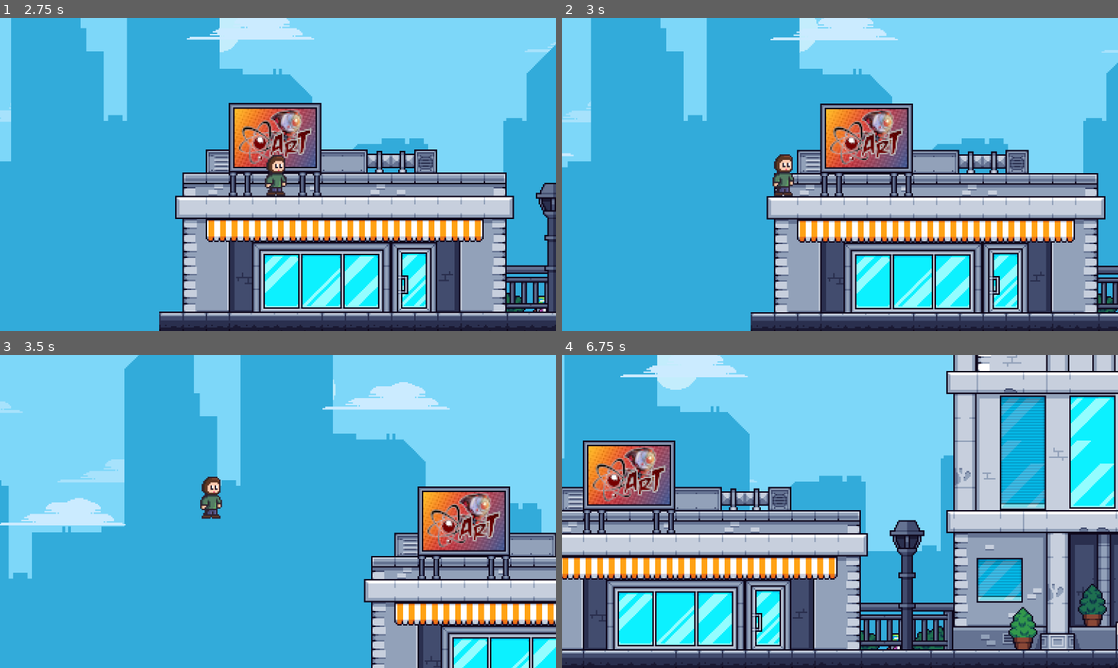
Above: before the commit, frames 1-4 (two rows, left to right).
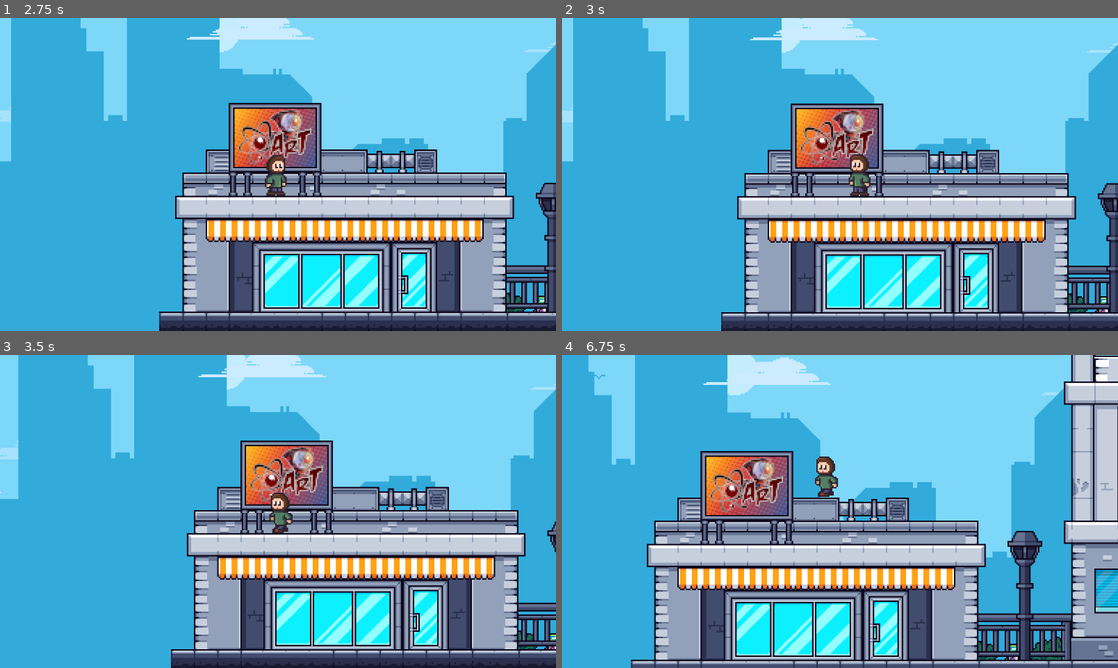
Above: after the commit, the same moments.

Repository: SeveralHerr/AtomicRobot
Game: Godot game, scene res://startscreen.tscn
Two runs of this game, one before a commit and one after it. Both use one fixed random seed, a clock stepped at 60 frames per second and the inputs below.
Inputs (mouse positions are in pixels of both pictures, inside the frame that each line leads up to):
- Up to frame 1 (2.75 s): tap Enter (ui_accept) at 0.5, 0.77, 0.8, 1.07, 1.35, 1.52, 1.82 s; move the mouse to (400, 158) at 0.52 s; hold F (Attack) 0.53-1.28 s; hold Right (ui_right) 0.53-2 s; click (400, 158) at 0.67 s; move the mouse to (166, 190) at 1.27 s; tap F (Attack) at 1.55 s; click (244, 187) at 2 s
- Up to frame 2 (3 s): move the mouse to (895, 105) at 2.77 s; hold Left (ui_left) from 2.78 s (still down); hold F (Attack) from 2.78 s (still down)
- Up to frame 3 (3.5 s): keep holding Left (ui_left); keep holding F (Attack); tap Enter (ui_accept) at 3.05 s
- Up to frame 4 (6.75 s): move the mouse to (812, 574) at 3.52 s; release Left (ui_left) at 3.53 s; release F (Attack) at 3.53 s; hold Right (ui_right) 3.53-5.03 s; tap F (Attack) at 3.6, 5.1 s; click (812, 574) at 3.67 s; tap Enter (ui_accept) at 3.77, 4.07, 4.35, 4.52, 4.82, 5.27, 5.57, 6.05, 6.6 s; move the mouse to (1006, 558) at 4.27 s; move the mouse to (673, 464) at 5.02 s; hold Left (ui_left) 5.03-5.78 s; move the mouse to (867, 511) at 5.77 s; hold Right (ui_right) 5.78-6.53 s; hold F (Attack) 5.78-6.53 s; click (867, 511) at 5.92 s; move the mouse to (756, 433) at 6.52 s; hold Left (ui_left) from 6.53 s (still down)

Frame 1 is identical in both runs. In frame 2, 33% of the frame differs, in the area x 0-100%, y 0-100%; in frame 3, 60%; in frame 4, 77%.

Commit message:
states

Diff:
--- a/Player.gd
+++ b/Player.gd
@@ -2,21 +2,39 @@
 class_name Player
 
 
-const SPEED = 250.0
+const SPEED = 100.0
 const JUMP_VELOCITY = -300.0
+var current_state: STATE = STATE.Idle
+
+enum STATE {
+	Idle,
+	Jumping,
+	Attacking
+}
 
 # Get the gravity from the project settings to be synced with RigidBody nodes.
 var gravity: int = ProjectSettings.get_setting("physics/2d/default_gravity")
 
 func _input(event: InputEvent) -> void:
-	if event.is_action_pressed("Attack"):
+	if event.is_action_pressed("Attack") and current_state != STATE.Attacking and current_state != STATE.Jumping:
 		$DefaultSprite.play("Attack")
-
-
+		if $DefaultSprite.flip_h:
+			$DefaultSprite.offset.x -= 8
+		else:
+			$DefaultSprite.offset.x += 8
+		current_state = STATE.Attacking
 		$DefaultSprite.animation_finished.connect(_idle)
 
 func _idle():
-	$DefaultSprite.animation_finished.disconnect(_idle)
+	if $DefaultSprite.animation_finished.is_connected(_idle):
+		if current_state == STATE.Attacking:
+			if $DefaultSprite.flip_h:
+				$DefaultSprite.offset.x += 8
+			else:
+				$DefaultSprite.offset.x -= 8
+		current_state = STATE.Idle
+		$DefaultSprite.animation_finished.disconnect(_idle)
+
 	$DefaultSprite.play("idle")
 
 func _ready() -> void:
@@ -31,17 +49,34 @@
 	# Add the gravity.
 	if not is_on_floor():
 		velocity.y += gravity * delta
+	elif  current_state != STATE.Attacking and  current_state == STATE.Jumping:
+		if is_on_floor() :
+			current_state = STATE.Idle
+
 
 	# Handle jump.
-	if Input.is_action_just_pressed("ui_accept") and is_on_floor():
+	if Input.is_action_just_pressed("ui_accept") and is_on_floor() and current_state != STATE.Attacking:
 		velocity.y = JUMP_VELOCITY
+		$DefaultSprite.play("Jump")
+		current_state = STATE.Jumping
+
 
 	# Get the input direction and handle the movement/deceleration.
 	# As good practice, you should replace UI actions with custom gameplay actions.
 	var direction := Input.get_axis("ui_left", "ui_right")
-	if direction:
+	if direction and current_state != STATE.Attacking:
 		velocity.x = direction * SPEED
+		current_state = STATE.Idle
+		$DefaultSprite.play("Walk")
 	else:
 		velocity.x = move_toward(velocity.x, 0, SPEED)
+		if current_state == STATE.Idle:
+			$DefaultSprite.play("idle")
+
+	if direction <= -1:
+		$DefaultSprite.flip_h = true
+	elif direction >= 1:
+		$DefaultSprite.flip_h = false
+
 
 	move_and_slide()
--- a/player.tscn
+++ b/player.tscn
@@ -17,6 +17,10 @@
 [sub_resource type="AtlasTexture" id="AtlasTexture_c4swc"]
 atlas = ExtResource("1_rc65t")
 region = Rect2(336, 48, 32, 32)
+
+[sub_resource type="AtlasTexture" id="AtlasTexture_6nddv"]
+atlas = ExtResource("1_rc65t")
+region = Rect2(288, 48, 16, 32)
 
 [sub_resource type="AtlasTexture" id="AtlasTexture_fxuu5"]
 atlas = ExtResource("1_rc65t")
@@ -56,6 +60,14 @@
 "loop": false,
 "name": &"Attack",
 "speed": 6.0
+}, {
+"frames": [{
+"duration": 1.0,
+"texture": SubResource("AtlasTexture_6nddv")
+}],
+"loop": true,
+"name": &"Jump",
+"speed": 5.0
 }, {
 "frames": [{
 "duration": 1.0,
@@ -117,10 +129,8 @@
 
 [node name="DefaultSprite" type="AnimatedSprite2D" parent="."]
 sprite_frames = SubResource("SpriteFrames_vt1uo")
-animation = &"Attack"
+animation = &"Jump"
 autoplay = "idle"
-frame = 3
-frame_progress = 1.0
 
 [node name="CodySprite" type="AnimatedSprite2D" parent="."]
 visible = false
Binary file changed: images/Sprite-0001.png
Not shown: 1 places in player.tscn that only renumber resources
